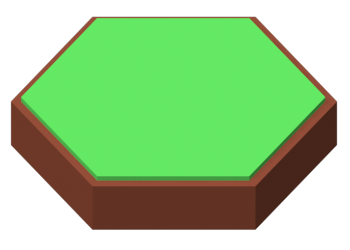
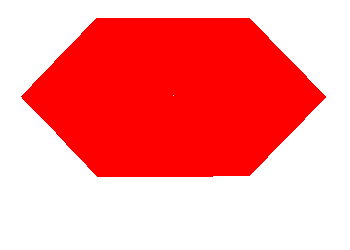
Before/after of a 350x250 layered artwork. What changed in the layer stack:
showed group "select" (13 layers) over bbox(21, 18, 326, 177)
added layer "select_0" in group "select" over bbox(21, 18, 326, 177)
painted on "select_12" over bbox(21, 18, 326, 177)
hid group "hexs" (12 layers) over bbox(10, 16, 338, 230)
